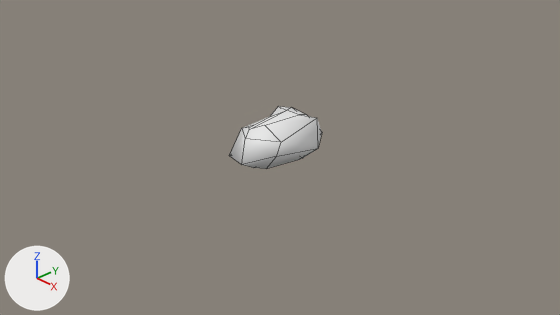
The Blender file LowPoly_Asset_Blend/Stone1.blend: old version first, new version second.
Camera for both pictures: the file's camera 'Camera'. Lighting does not change. The marker at lower left points along +X, +Y and +Z. Mesh edges are drawn as thin lines.
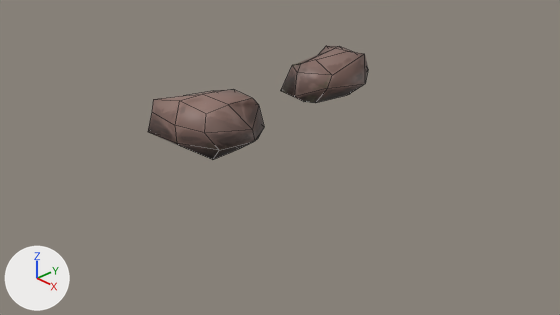
Pixel boxes (x1, y1, x2, y2) of what changed, in the pictures (560 x 315 px):
```json
{"object": "Cube", "change": "recoloured, moved", "before": [229, 106, 322, 169], "after": [281, 46, 368, 103]}
{"object": "Cube.001", "change": "shown", "after": [148, 89, 264, 160], "on screen": "brown"}
```

The change, as JSON lines over the scene's bpy script:
```json
{"op": "add", "block": "img_stones_png", "code": ["img_stones_png = load_image('Stones.png', '../Textures/Prop_textures/Stones.png', 2048, 2048, 'sRGB')"]}
{"op": "add", "block": "mat_stone", "code": ["mat_stone = principled_material('Stone')", "mat_stone.texture = img_stones_png"]}
{"block": "me_cube", "where": "me_cube.from_pydata(...)  # 34 vertices, 33 faces; spans x -0.42..0.551, y -0.811..0.468, z -0.088..0.651"}
{"op": "remove", "block": "me_cube", "code": "me_cube.materials.append(mat_material)  # white #e7e7e7"}
{"op": "add", "block": "me_cube", "code": "me_cube.materials.append(mat_stone)  # picture img_stones_png"}
{"block": "me_cube_001", "where": "me_cube_001.from_pydata(...)  # 34 vertices, 32 faces; spans x -1.68..1.66, y -1.51..1.64, z -0.24..1.37"}
{"block": "me_cube_001", "where": "# used by ob_cube_001; location = (0.0, 0.0, 0.0); scale = (0.5, 0.5, 0.5)"}
{"block": "me_cube_001", "change": "me_cube_001 part 1: the whole mesh is moved by (-2.47, -0.52, -0.02)"}
{"op": "add", "block": "me_cube_001", "code": "me_cube_001.materials.append(mat_stone)  # picture img_stones_png"}
{"op": "set", "path": "ob_cube.location", "old": "(0.0, 0.0, 0.0)", "new": "(-0.201, 1.193, 0.604)"}
{"op": "remove", "block": "ob_cube_001", "code": "ob_cube_001.hide_set(True)"}
```
